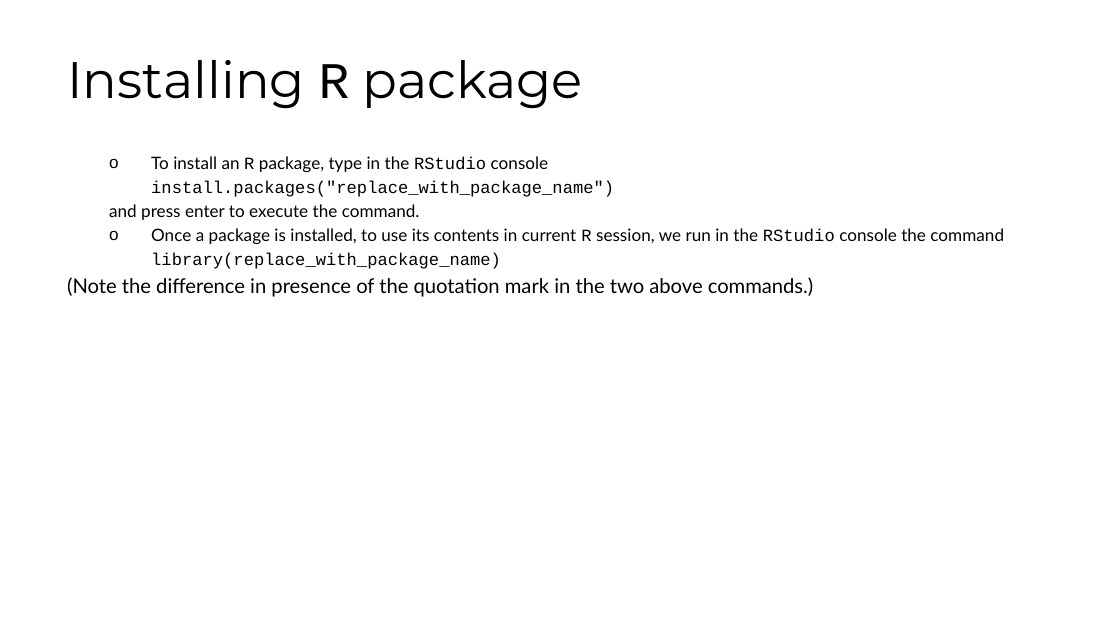
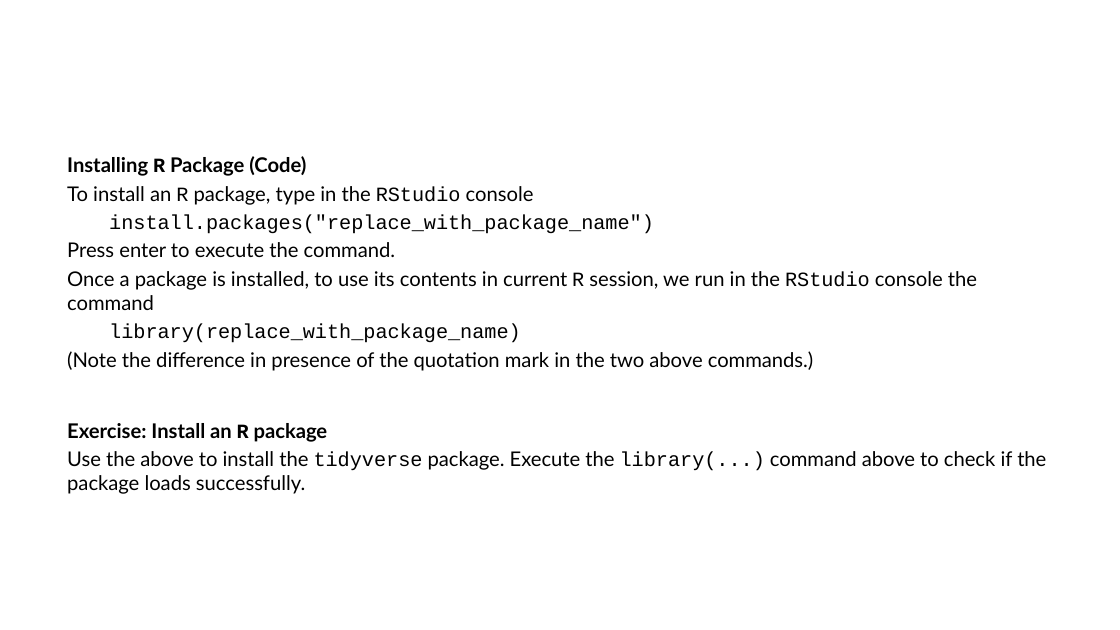
Before and after one commit to fhdsl/DaSEH, a slide deck: slide 17 of modules/Setup/Setup.pptx (slide 20 before the commit). Drawn at 1120x630 pixels with LibreOffice and Linux fonts; fonts in the diff are those of the drawing. Boxes give left, top, right and bottom in pixels: in the first picture for what was removed or moved away, otherwise in the second. Text is boxed around its words. In the diff, an @@ line names an element or a change of style, - is before the commit and + after.

```diff
--- a/modules/Setup/Setup.pptx
+++ b/modules/Setup/Setup.pptx
@@ title removed at (67,60,583,109) @@
-Installing R package
@@ text at (67,156,306,176): paragraph added @@
+Installing R Package (Code)
@@ text at (67,186,977,343): size 11 to 13 pt in "To install an R package, type in ...", "install.packages("replace_with_package_name")", "Once a package is installed, to use ...", "library(replace_with_package_name)"; bullet o to none; list level 2 to 1 in "To install an R package, ..."; list level 2 to 1 in "install.packages("replace_with_package_name")"; list level 2 to 1 in "Once a package is installed, ..."; list level 2 to 1 in "library(replace_with_package_name)" @@
@@ text at (67,242,395,257): text changed; size 11 to 13 pt @@
-  and press enter to execute the command.
+Press enter to execute the command.
@@ text at (67,423,1046,494): paragraphs added @@
+Exercise: Install an R package
+Use the above to install the tidyverse package. Execute the library(...) command above to check if the package loads successfully.
```
Also in this commit, not shown: 7 other slides changed, 10 slides added, 10 slides removed, 8 other files.
